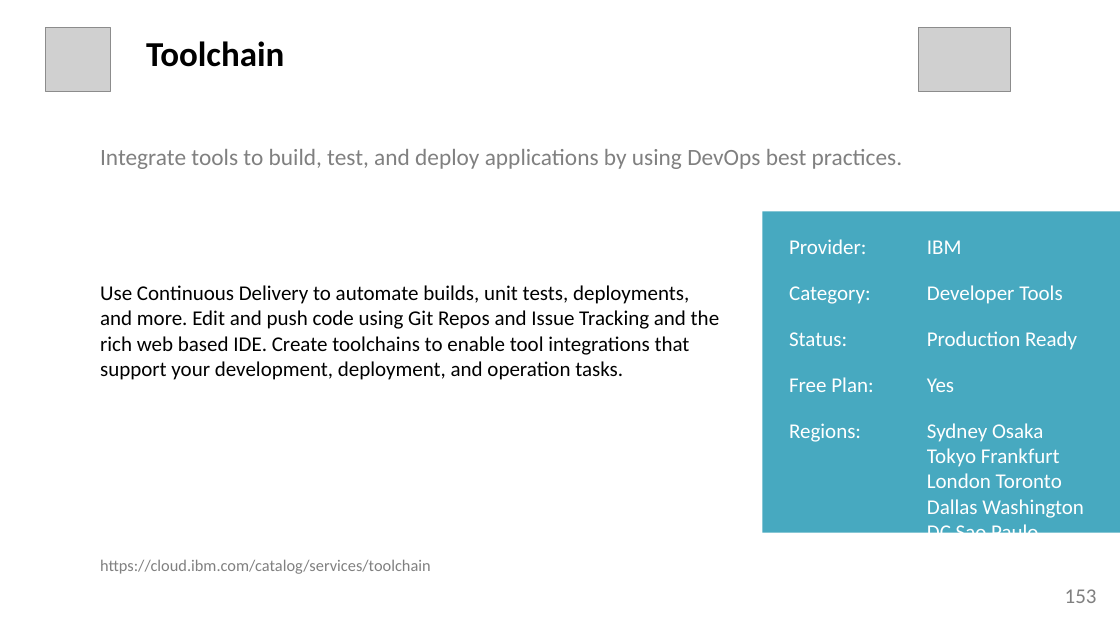
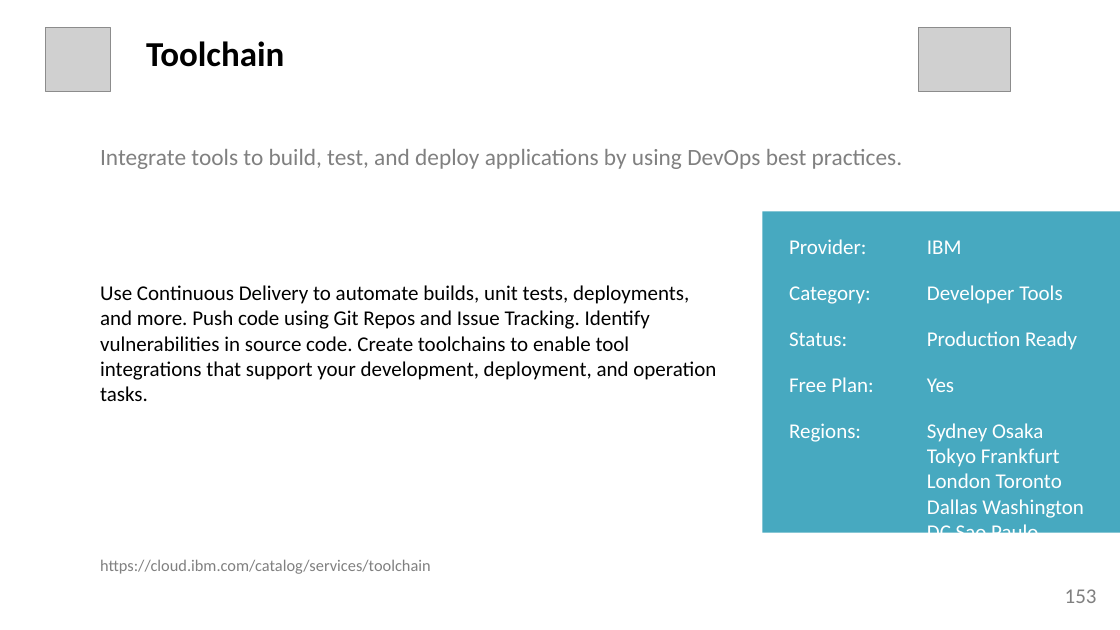
Before and after one commit to l2fprod/mycatalog, a slide deck: slide 153 of docs/generated/mycatalog.pptx. Drawn at 1120x630 pixels with LibreOffice and Linux fonts; fonts in the diff are those of the drawing; grey boxes stand for pictures. Boxes give left, top, right and bottom in pixels: in the first picture for what was removed or moved away, otherwise in the second. Text is boxed around its words. In the diff, an @@ line names an element or a change of style, - is before the commit and + after.

```diff
--- a/docs/generated/mycatalog.pptx
+++ b/docs/generated/mycatalog.pptx
@@ text at [100, 285, 716, 401]: text changed @@
-Use Continuous Delivery to automate builds, unit tests, deployments, and more. Edit and push code using Git Repos and Issue Tracking and the rich web based IDE. Create toolchains to enable tool integrations that support your development, deployment, and operation tasks.
+Use Continuous Delivery to automate builds, unit tests, deployments, and more. Push code using Git Repos and Issue Tracking. Identify vulnerabilities in source code. Create toolchains to enable tool integrations that support your development, deployment, and operation tasks.
```
Also in this commit, not shown: 2 other slides changed, 7 other files.
